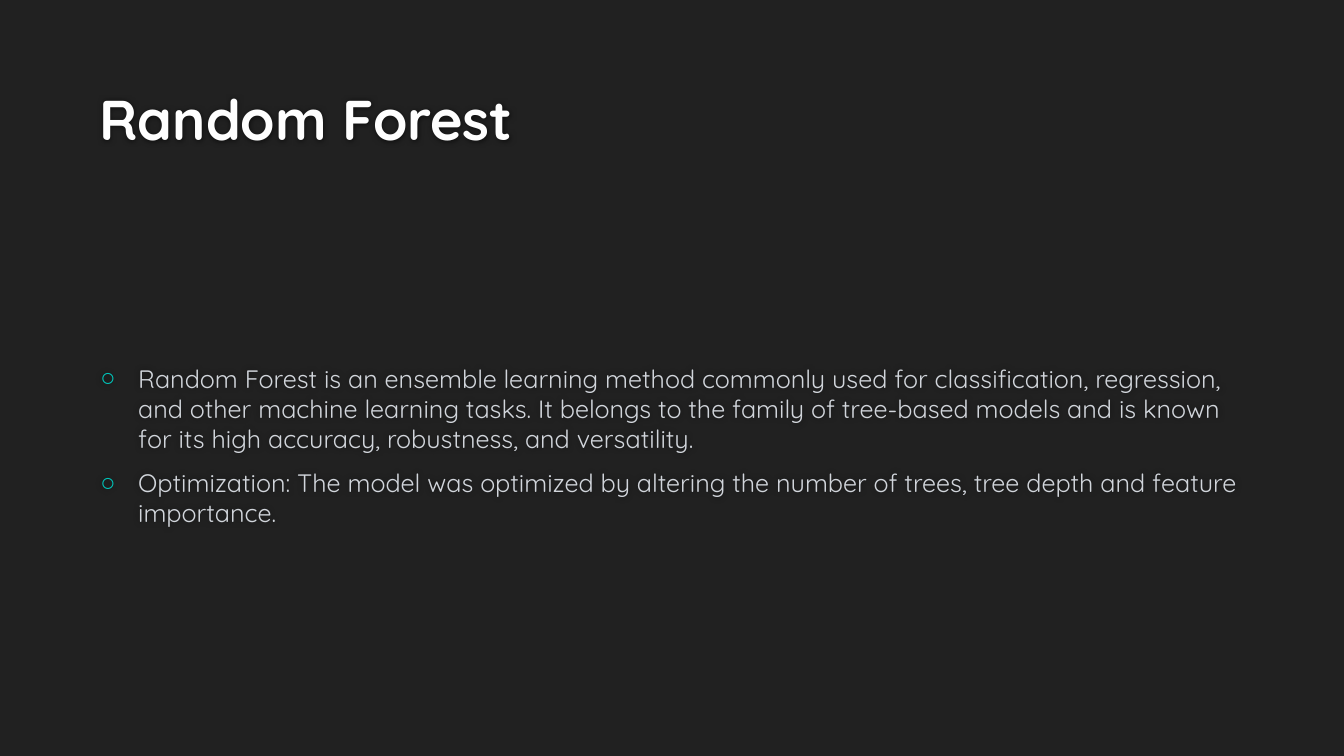
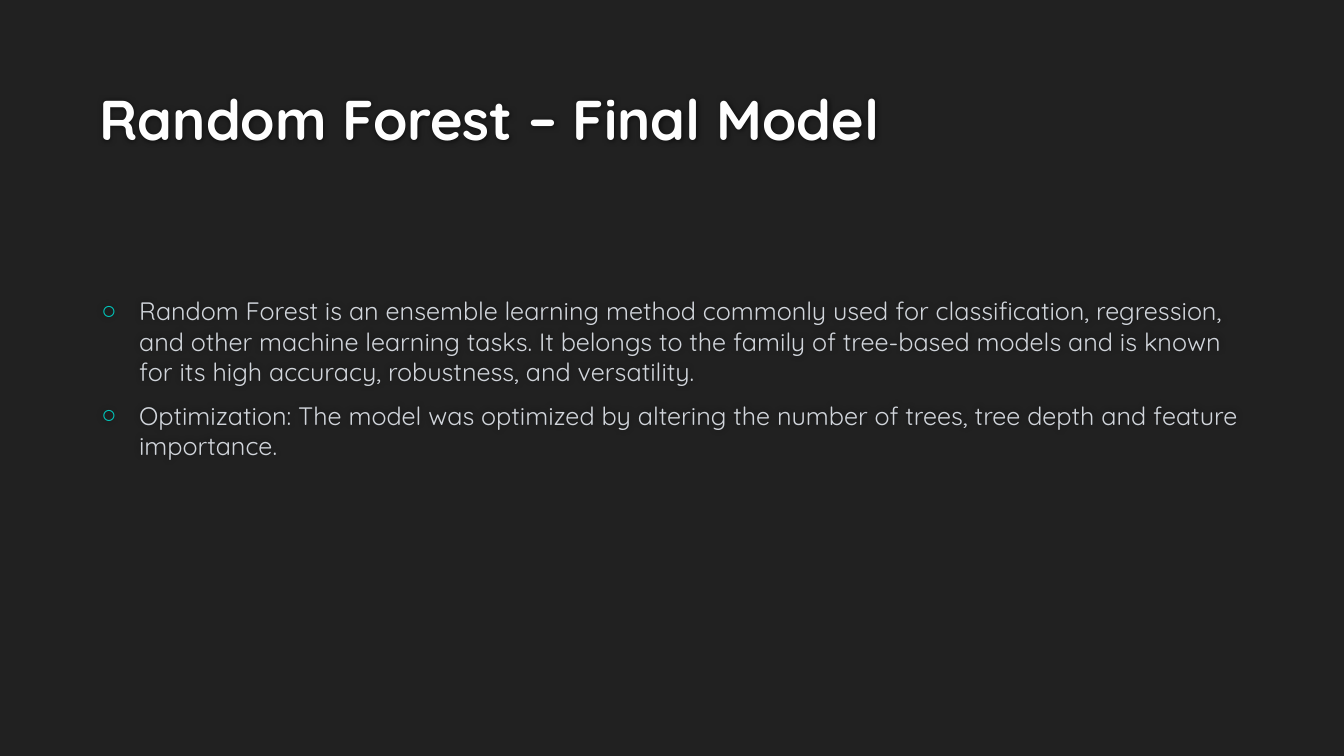
Before and after one commit to KavishNaran/Loan-risk---machine-learning, a slide deck: slide 5 of Credit Loan Presentation.pptx (slide 7 before the commit). Drawn at 1344x756 pixels with LibreOffice and Linux fonts; fonts in the diff are those of the drawing; background and template pictures are left out. Boxes give left, top, right and bottom in pixels: in the first picture for what was removed or moved away, otherwise in the second. Text is boxed around its words. In the diff, an @@ line names an element or a change of style, - is before the commit and + after.

```diff
--- a/Credit Loan Presentation.pptx
+++ b/Credit Loan Presentation.pptx
@@ title at bbox=[99, 98, 880, 141]: text changed @@
-Random Forest
+Random Forest – Final Model
@@ text "Random Forest is an ensemble ...": place and size @@
-text "Random Forest is an ensemble ..." at bbox=[138, 369, 1236, 527]
+text "Random Forest is an ensemble ..." at bbox=[139, 301, 1237, 460]
```
Also in this commit, not shown: 5 other slides changed, 3 slides added, 2 slides removed.
